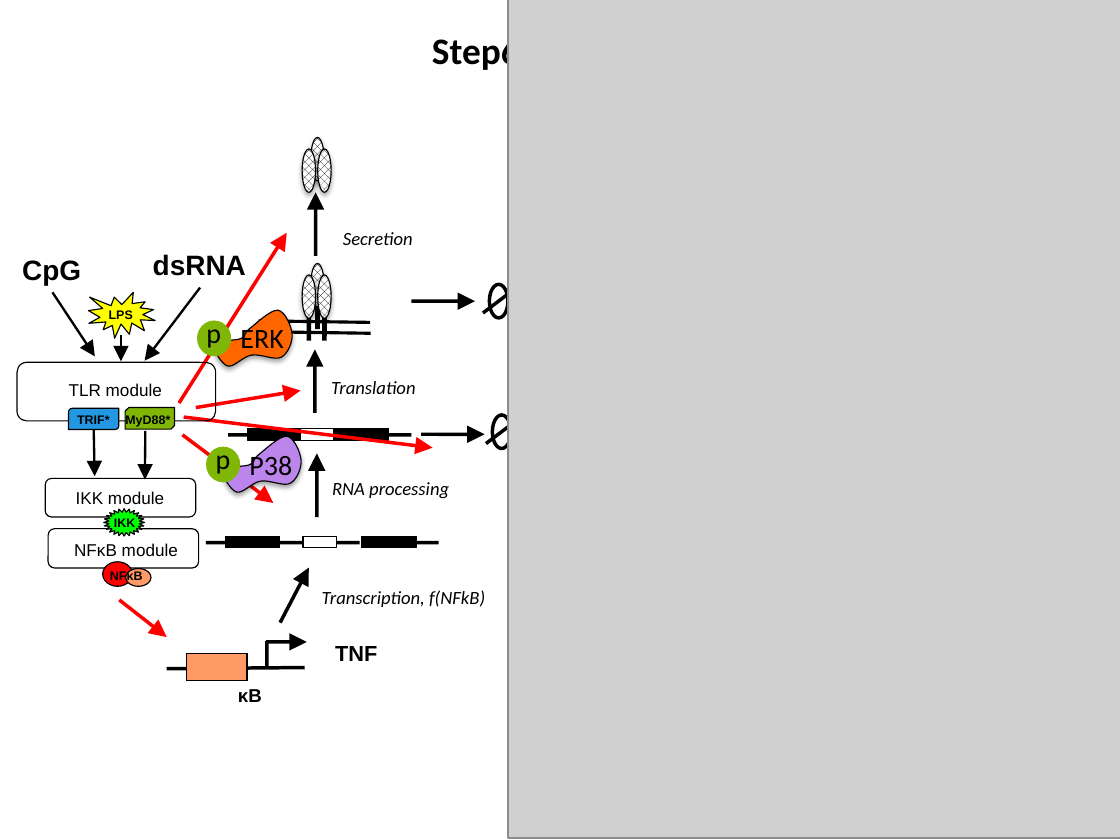
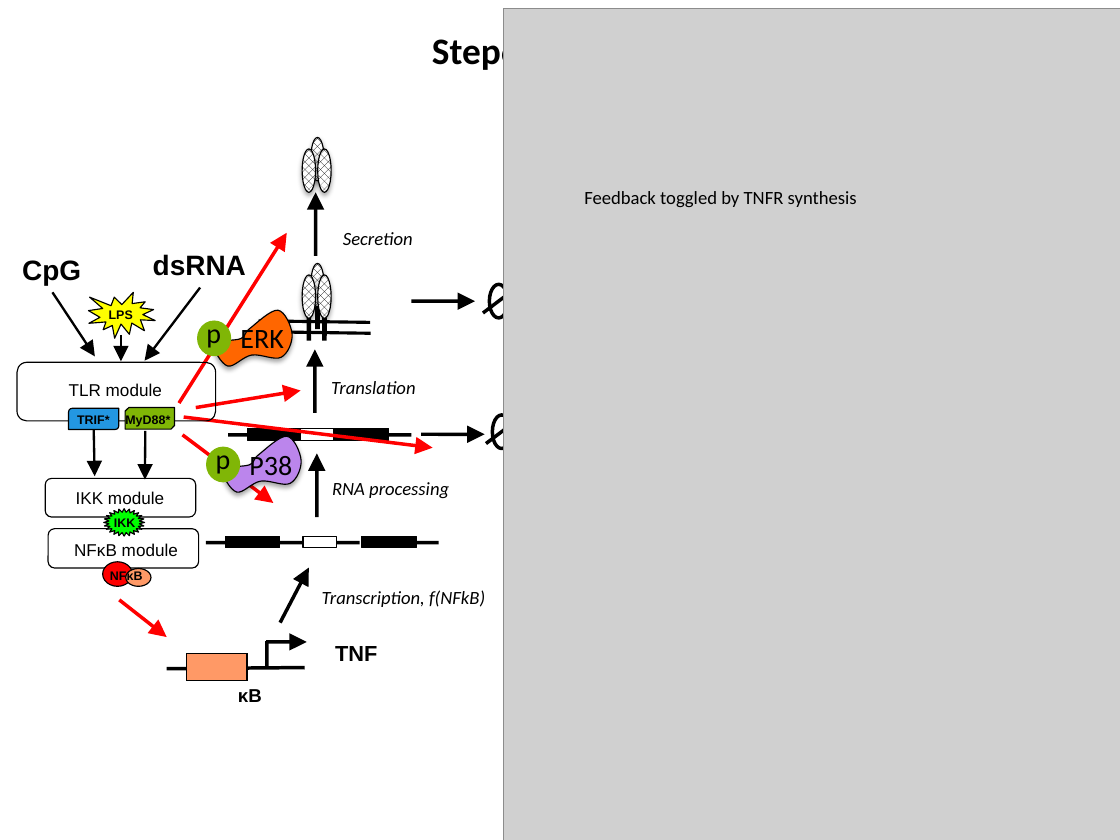
Before and after one commit to biomystery/TNF_regulation, a slide deck: slide 10 of TNF_Slides.pptx (slide 9 before the commit). Drawn at 1120x840 pixels with LibreOffice and Linux fonts; fonts in the diff are those of the drawing; grey boxes stand for pictures. Boxes give left, top, right and bottom in pixels: in the first picture for what was removed or moved away, otherwise in the second. Text is boxed around its words. In the diff, an @@ line names an element or a change of style, - is before the commit and + after.

```diff
--- a/TNF_Slides.pptx
+++ b/TNF_Slides.pptx
@@ picture: place and size @@
-picture at <box>508,0,1120,838</box>
+picture at <box>503,9,1120,840</box>
@@ text added at <box>584,191,857,207</box>, 12 pt, text #000000 @@
+Feedback toggled by TNFR synthesis
```
Also in this commit, not shown: 3 other slides changed, 2 slides added, 1 slide removed, 10 other files.
